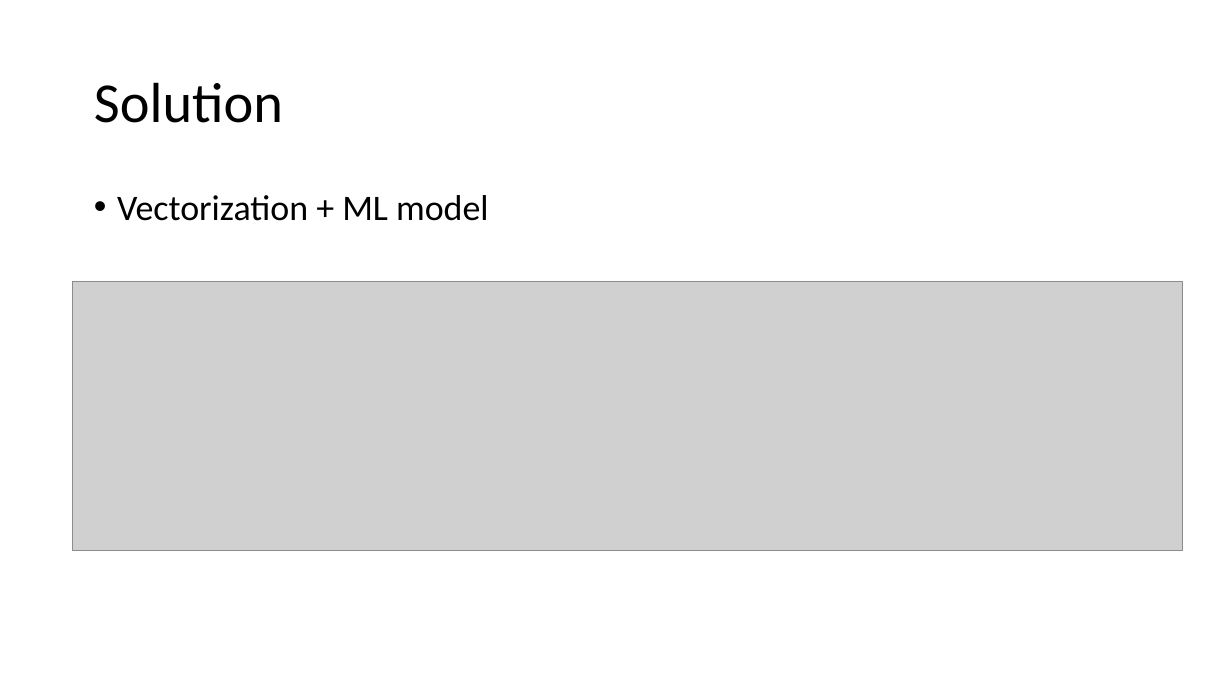
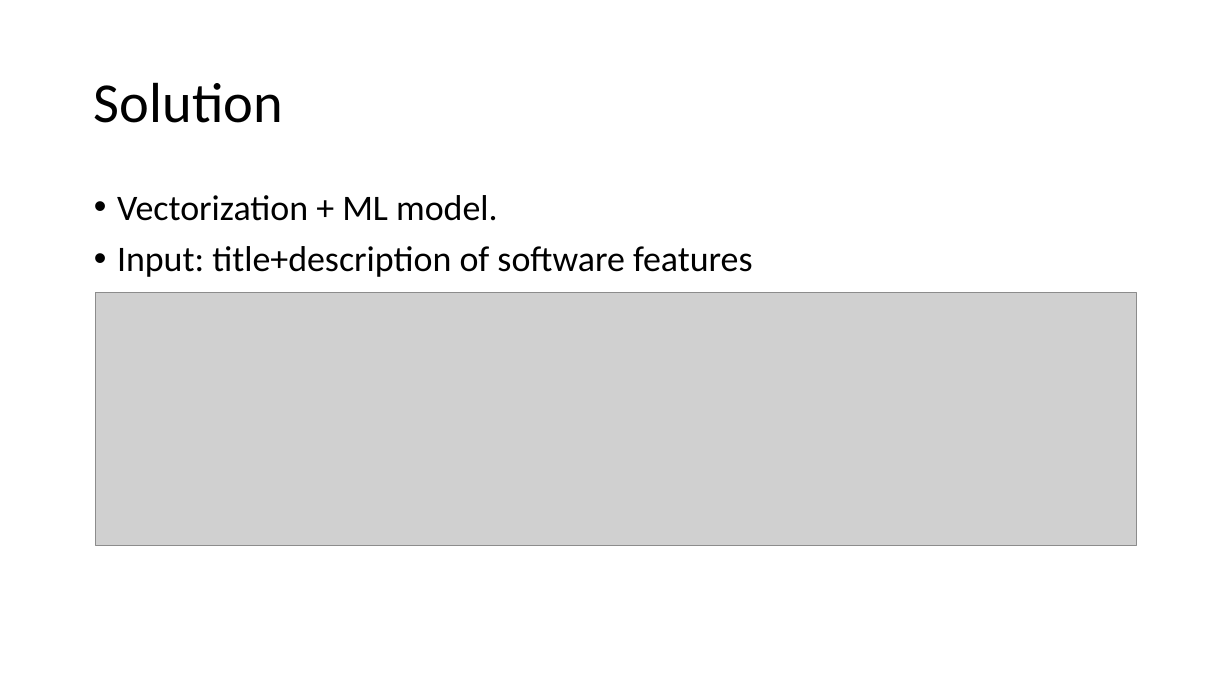
Before and after one commit to pdhung3012/SoftwareStoryPointsPrediction, a slide deck: slide 3 of report/SEE_v1.pptx. Drawn at 1232x693 pixels with LibreOffice and Linux fonts; fonts in the diff are those of the drawing; grey boxes stand for pictures. Boxes give left, top, right and bottom in pixels: in the first picture for what was removed or moved away, otherwise in the second. Text is boxed around its words. In the diff, an @@ line names an element or a change of style, - is before the commit and + after.

Commit message:
add presentation

```diff
--- a/report/SEE_v1.pptx
+++ b/report/SEE_v1.pptx
@@ text at bbox=[117, 195, 753, 277]: text changed @@
-• Vectorization + ML model
+• Vectorization + ML model.
+• Input: title+description of software features
@@ picture: place and size @@
-picture at bbox=[72, 282, 1182, 552]
+picture at bbox=[96, 293, 1137, 545]
```
